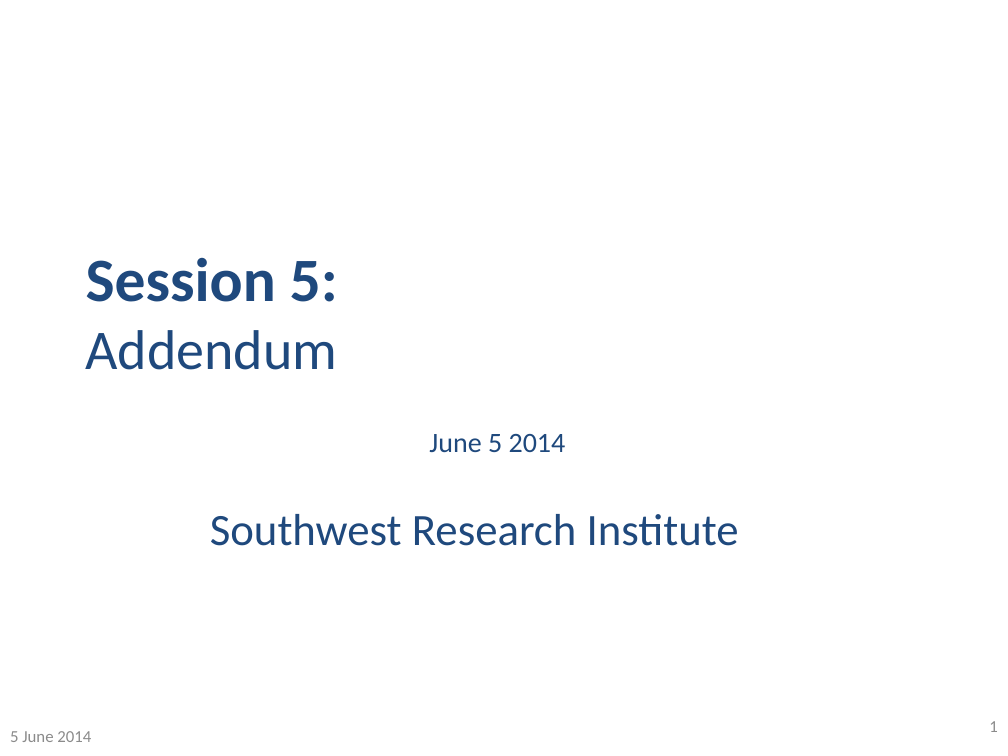
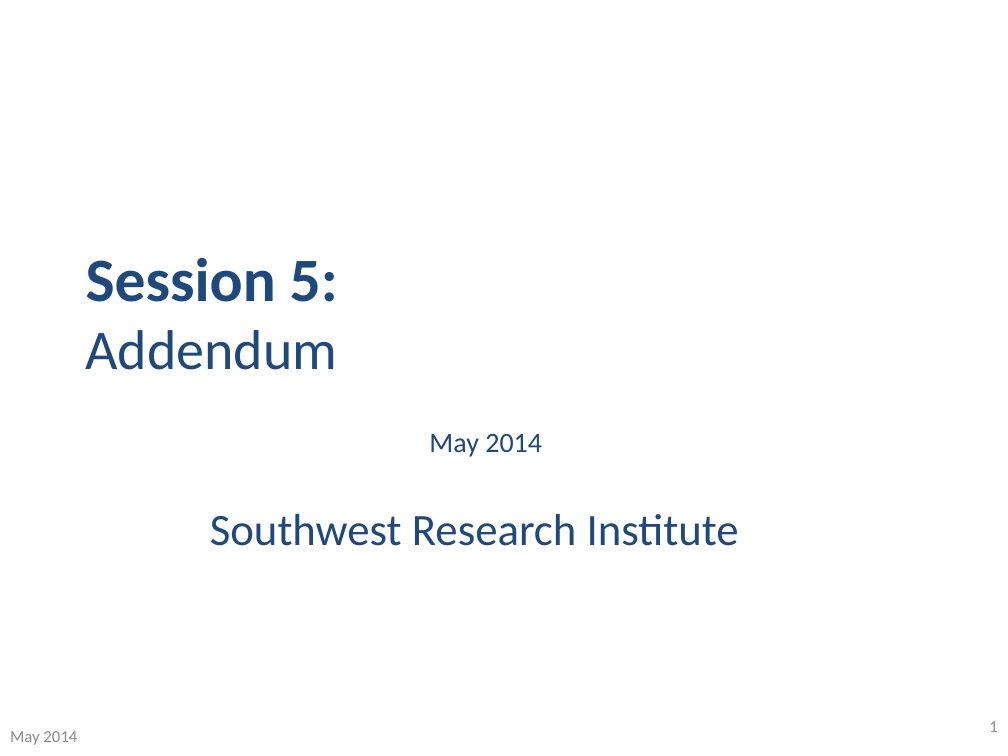
Before and after one commit to ros-industrial/industrial_training, a slide deck: slide 1 of training/slides/ROS-I Basic Developers Training - Session 5(Hydro).pptx. Drawn at 1008x756 pixels with LibreOffice and Linux fonts; fonts in the diff are those of the drawing; background and template pictures are left out. Boxes give left, top, right and bottom in pixels: in the first picture for what was removed or moved away, otherwise in the second. Text is boxed around its words. In the diff, an @@ line names an element or a change of style, - is before the commit and + after.

```diff
--- a/training/slides/ROS-I Basic Developers Training - Session 5(Hydro).pptx
+++ b/training/slides/ROS-I Basic Developers Training - Session 5(Hydro).pptx
@@ text at (429, 434, 542, 457): text changed @@
-June 5 2014
+May 2014
@@ text at (10, 731, 77, 745): text changed @@
-5 June 2014
+May 2014
```
Also in this commit, not shown: 3 other slides changed, 5 other files.
